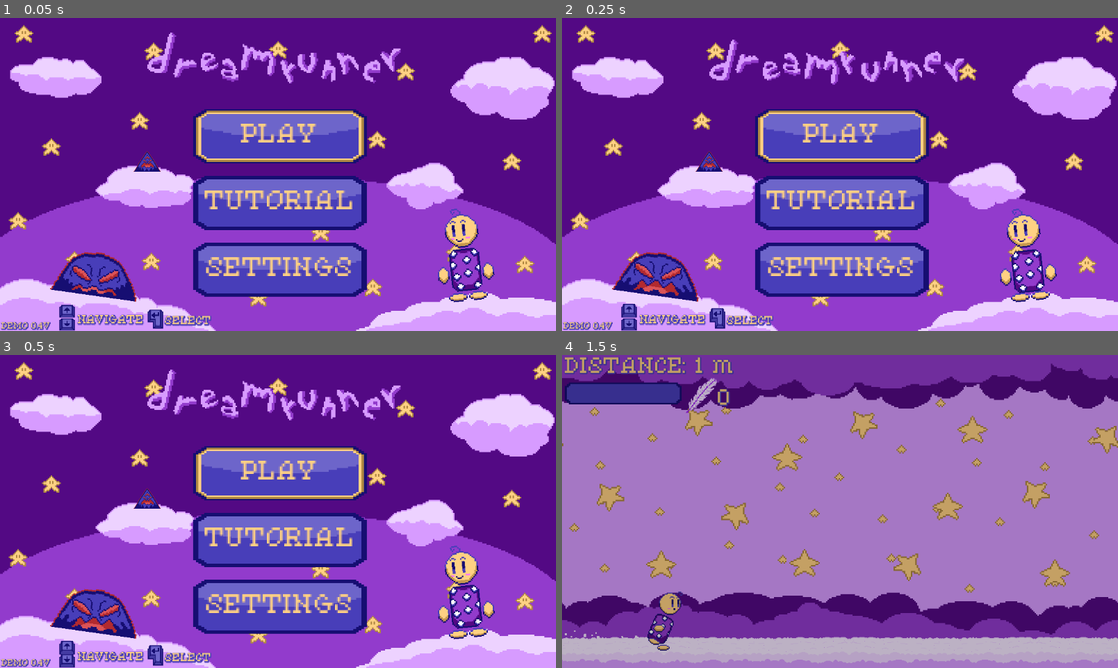
Above: before the commit, frames 1-4 (two rows, left to right).
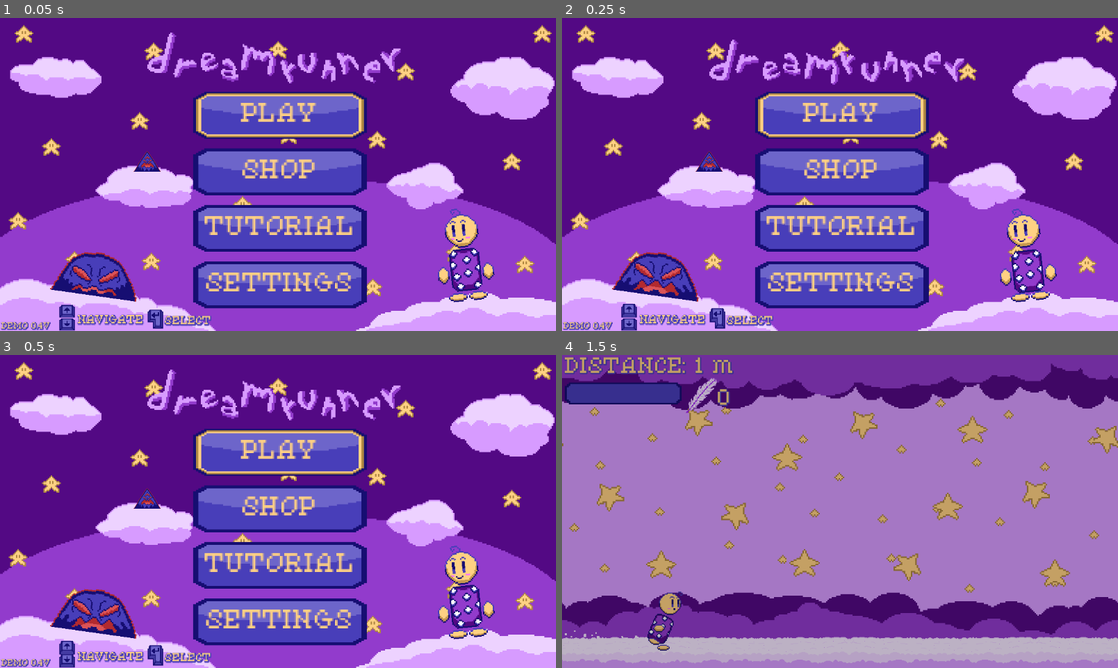
Above: after the commit, the same moments.

Repository: jacio-m/DreamRunner
Game: Godot game, scene res://HUD/main_menu.tscn
The game is run twice, just before and just after one commit, with the same random seed, the same clock (stepped at 60 frames per second) and the same inputs. Sound files missing from this copy of the repository are replaced by a short silence.
Inputs:
- Up to frame 1 (0.05 s): no input
- Up to frame 2 (0.25 s): no input
- Up to frame 3 (0.5 s): no input
- Up to frame 4 (1.5 s): tap Enter (ui_accept) at 0.5, 0.77, 1.25 s; hold Right (ui_right) from 0.53 s (still down)

The runs differ from the first frame. In frame 1, 20% of the frame differs, in the area x 34-66%, y 23-93%; in frame 2, 20%; in frame 3, 20%; in frame 4, nothing differs.

Commit message:
Added The Shop Scene
Added the shop scene, it can be accessed from the main menu via button.

Diff:
--- a/HUD/main_menu.tscn
+++ b/HUD/main_menu.tscn
@@ -184,19 +184,19 @@
 anchor_right = 0.5
 anchor_bottom = 0.5
 offset_left = -176.0
-offset_top = -195.0
+offset_top = -223.0
 offset_right = -56.0
-offset_bottom = -28.0
+offset_bottom = -30.0
 grow_horizontal = 2
 grow_vertical = 2
 scale = Vector2(3, 3)
 size_flags_horizontal = 4
 size_flags_vertical = 4
-theme_override_constants/separation = -29
+theme_override_constants/separation = -26
 script = ExtResource("6_qs2e7")
 
 [node name="PlayButton" type="Button" parent="MenuButtons"]
-custom_minimum_size = Vector2(0, 75)
+custom_minimum_size = Vector2(0, 65)
 layout_mode = 2
 mouse_filter = 2
 theme_override_colors/font_color = Color(1, 0.819608, 0.513726, 1)
@@ -208,8 +208,21 @@
 theme_override_styles/normal = SubResource("StyleBoxTexture_rdytk")
 text = "PLAY"
 
+[node name="ShopButton" type="Button" parent="MenuButtons"]
+custom_minimum_size = Vector2(0, 65)
+layout_mode = 2
+mouse_filter = 2
+theme_override_colors/font_color = Color(1, 0.819608, 0.513726, 1)
+theme_override_colors/font_focus_color = Color(1, 0.819608, 0.513726, 1)
+theme_override_colors/font_pressed_color = Color(1, 0.819608, 0.513726, 1)
+theme_override_fonts/font = ExtResource("7_xudqj")
+theme_override_styles/focus = SubResource("StyleBoxTexture_gf600")
+theme_override_styles/pressed = SubResource("StyleBoxTexture_tukxf")
+theme_override_styles/normal = SubResource("StyleBoxTexture_rdytk")
+text = "SHOP"
+
 [node name="TutorialButton" type="Button" parent="MenuButtons"]
-custom_minimum_size = Vector2(0, 75)
+custom_minimum_size = Vector2(0, 65)
 layout_mode = 2
 mouse_filter = 2
 theme_override_colors/font_color = Color(1, 0.819608, 0.513726, 1)
@@ -222,7 +235,7 @@
 text = "TUTORIAL"
 
 [node name="ConfigButton" type="Button" parent="MenuButtons"]
-custom_minimum_size = Vector2(0, 75)
+custom_minimum_size = Vector2(0, 65)
 layout_mode = 2
 mouse_filter = 2
 theme_override_colors/font_color = Color(1, 0.819608, 0.513726, 1)
@@ -312,5 +325,6 @@
 frame_progress = 0.775035
 
 [connection signal="focus_entered" from="MenuButtons/PlayButton" to="MenuButtons" method="_on_play_button_focus_entered"]
+[connection signal="focus_entered" from="MenuButtons/ShopButton" to="MenuButtons" method="_on_shop_button_focus_entered"]
 [connection signal="focus_entered" from="MenuButtons/TutorialButton" to="MenuButtons" method="_on_tutorial_button_focus_entered"]
 [connection signal="focus_entered" from="MenuButtons/ConfigButton" to="MenuButtons" method="_on_config_button_focus_entered"]
--- a/HUD/menu_buttons.gd
+++ b/HUD/menu_buttons.gd
@@ -5,6 +5,7 @@
 	$PlayButton.grab_focus()
 	$PlayButton.focus_entered.connect(_on_play_button_focus_entered)
 	$PlayButton.pressed.connect(play_game)
+	$ShopButton.pressed.connect(shop_scene)
 	$ConfigButton.pressed.connect(config_scene)
 	$TutorialButton.pressed.connect(tutorial_scene)
 
@@ -14,6 +15,13 @@
 	var pressed_style = $PlayButton.get("theme_override_styles/pressed")
 	$PlayButton.add_theme_stylebox_override("normal", pressed_style)
 	FadeAnimation.fade_to_scene("res://Levels/Scenes/main.tscn")
+
+func shop_scene():
+	MusicManager.play_SFX("res://Sounds/entersound.ogg")
+	$ShopButton.release_focus()
+	var pressed_style = $ShopButton.get("theme_override_styles/pressed")
+	$ShopButton.add_theme_stylebox_override("normal", pressed_style)
+	FadeAnimation.fade_to_scene("res://HUD/shop.tscn")
 
 func config_scene():
 	MusicManager.play_SFX("res://Sounds/entersound.ogg")
@@ -32,8 +40,11 @@
 func _on_play_button_focus_entered():
 	MusicManager.play_SFX("res://Sounds/selectingsound.ogg")
 
-func _on_config_button_focus_entered() -> void:
+func _on_config_button_focus_entered():
 	MusicManager.play_SFX("res://Sounds/selectingsound.ogg")
 
-func _on_tutorial_button_focus_entered() -> void:
+func _on_tutorial_button_focus_entered():
 	MusicManager.play_SFX("res://Sounds/selectingsound.ogg")
+
+func _on_shop_button_focus_entered():
+	MusicManager.play_SFX("res://Sounds/selectingsound.ogg")
--- /dev/null
+++ b/HUD/shop.gd
@@ -0,0 +1,14 @@
+extends Node
+
+func _ready():
+	$BackButton.grab_focus()
+	$Heidi.play("Idle")
+	$Child.play("Idle")
+	$BackButton.pressed.connect(main_menu)
+
+func main_menu():
+	MusicManager.play_SFX("res://Sounds/entersound.ogg")
+	$BackButton.release_focus()
+	var pressed_style = $BackButton.get("theme_override_styles/pressed")
+	$BackButton.add_theme_stylebox_override("normal", pressed_style)
+	FadeAnimation.fade_to_scene("res://HUD/main_menu.tscn")
--- /dev/null
+++ b/HUD/shop.tscn
@@ -0,0 +1,117 @@
+[gd_scene load_steps=21 format=3 uid="uid://dv8le1ebiw87s"]
+
+[ext_resource type="Script" uid="uid://c6xr71vqtuc5l" path="res://HUD/shop.gd" id="1_5c50q"]
+[ext_resource type="Texture2D" uid="uid://uqxvnl7dg2uj" path="res://Levels/Sprites/BG Sprites/shopBG.png" id="1_mlslr"]
+[ext_resource type="Texture2D" uid="uid://jup3ykeqkpmy" path="res://HUD/Sprites/heidi_idle1.png" id="2_5c50q"]
+[ext_resource type="Texture2D" uid="uid://vgsr1ygge68x" path="res://HUD/Sprites/heidi_idle2.png" id="3_tgprg"]
+[ext_resource type="Texture2D" uid="uid://m0sjyfoj8o8a" path="res://HUD/Sprites/heidi_idle3.png" id="4_4sita"]
+[ext_resource type="Texture2D" uid="uid://b6yl0du3pxv8g" path="res://HUD/Sprites/heidi_idle4.png" id="5_7orhh"]
+[ext_resource type="Texture2D" uid="uid://v6uyn720apd5" path="res://Player/Idle Animation/child_idle1.png" id="6_ygcs3"]
+[ext_resource type="Texture2D" uid="uid://du0161pyyoxcc" path="res://Player/Idle Animation/child_idle2.png" id="7_m0ef1"]
+[ext_resource type="Texture2D" uid="uid://8mu8af5r3x1k" path="res://Player/Idle Animation/child_idle3.png" id="8_nrd3d"]
+[ext_resource type="Texture2D" uid="uid://c7cwnnnifrnu5" path="res://Player/Idle Animation/child_idle4.png" id="9_jg6ub"]
+[ext_resource type="Texture2D" uid="uid://bry3hcp5na01b" path="res://Levels/Sprites/BG Sprites/bg_layer3.png" id="10_b2s0v"]
+[ext_resource type="FontFile" uid="uid://eiv0e5a5eppv" path="res://HUD/Fonts/PixelatedEleganceRegular-ovyAA.ttf" id="11_5qbqv"]
+[ext_resource type="Texture2D" uid="uid://6wtaq3o10dqt" path="res://HUD/Sprites/button_focused.png" id="12_hh5en"]
+[ext_resource type="Texture2D" uid="uid://c83ieknepnjjf" path="res://HUD/Sprites/button_pressed.png" id="13_cqis4"]
+[ext_resource type="Texture2D" uid="uid://dr4fjb7r0dc2m" path="res://HUD/Sprites/button_idle.png" id="14_2wihh"]
+
+[sub_resource type="SpriteFrames" id="SpriteFrames_i4jry"]
+animations = [{
+"frames": [{
+"duration": 1.0,
+"texture": ExtResource("2_5c50q")
+}, {
+"duration": 1.0,
+"texture": ExtResource("3_tgprg")
+}, {
+"duration": 1.0,
+"texture": ExtResource("4_4sita")
+}, {
+"duration": 1.0,
+"texture": ExtResource("5_7orhh")
+}],
+"loop": true,
+"name": &"Idle",
+"speed": 5.0
+}]
+
+[sub_resource type="SpriteFrames" id="SpriteFrames_jju4m"]
+animations = [{
+"frames": [{
+"duration": 1.0,
+"texture": ExtResource("6_ygcs3")
+}, {
+"duration": 1.0,
+"texture": ExtResource("7_m0ef1")
+}, {
+"duration": 1.0,
+"texture": ExtResource("8_nrd3d")
+}, {
+"duration": 1.0,
+"texture": ExtResource("9_jg6ub")
+}],
+"loop": true,
+"name": &"Idle",
+"speed": 5.0
+}]
+
+[sub_resource type="StyleBoxTexture" id="StyleBoxTexture_igwu2"]
+texture = ExtResource("12_hh5en")
+
+[sub_resource type="StyleBoxTexture" id="StyleBoxTexture_0ucyl"]
+texture = ExtResource("13_cqis4")
+
+[sub_resource type="StyleBoxTexture" id="StyleBoxTexture_2qwtp"]
+texture = ExtResource("14_2wihh")
+
+[node name="Shop" type="Node"]
+script = ExtResource("1_5c50q")
+
+[node name="WIP" type="Sprite2D" parent="."]
+scale = Vector2(3, 3)
+texture = ExtResource("1_mlslr")
+centered = false
+
+[node name="Heidi" type="AnimatedSprite2D" parent="."]
+position = Vector2(144, 535)
+scale = Vector2(3, 3)
+sprite_frames = SubResource("SpriteFrames_i4jry")
+animation = &"Idle"
+frame_progress = 0.182372
+
+[node name="Child" type="AnimatedSprite2D" parent="."]
+position = Vector2(1077, 542)
+scale = Vector2(3, 3)
+sprite_frames = SubResource("SpriteFrames_jju4m")
+animation = &"Idle"
+frame_progress = 0.246379
+flip_h = true
+
+[node name="Cloud" type="Sprite2D" parent="."]
+position = Vector2(569, 401.723)
+scale = Vector2(3.05729, 4.06738)
+texture = ExtResource("10_b2s0v")
+
+[node name="BackButton" type="Button" parent="."]
+anchors_preset = 8
+anchor_left = 0.5
+anchor_top = 0.5
+anchor_right = 0.5
+anchor_bottom = 0.5
+offset_left = -96.0
+offset_top = 209.0
+offset_right = 98.0
+offset_bottom = 354.0
+grow_horizontal = 2
+grow_vertical = 2
+mouse_filter = 2
+theme_override_colors/font_color = Color(1, 0.819608, 0.513726, 1)
+theme_override_colors/font_focus_color = Color(1, 0.819608, 0.513726, 1)
+theme_override_colors/font_pressed_color = Color(1, 0.819608, 0.513726, 1)
+theme_override_fonts/font = ExtResource("11_5qbqv")
+theme_override_font_sizes/font_size = 30
+theme_override_styles/focus = SubResource("StyleBoxTexture_igwu2")
+theme_override_styles/pressed = SubResource("StyleBoxTexture_0ucyl")
+theme_override_styles/normal = SubResource("StyleBoxTexture_2qwtp")
+text = "BACK"
Not shown, added: HUD/Sprites/heidi_idle1.png.import
Not shown, added: HUD/Sprites/heidi_idle2.png.import
Not shown, added: HUD/Sprites/heidi_idle3.png.import
Not shown, added: HUD/Sprites/heidi_idle4.png.import
Not shown, added: HUD/shop.gd.uid
